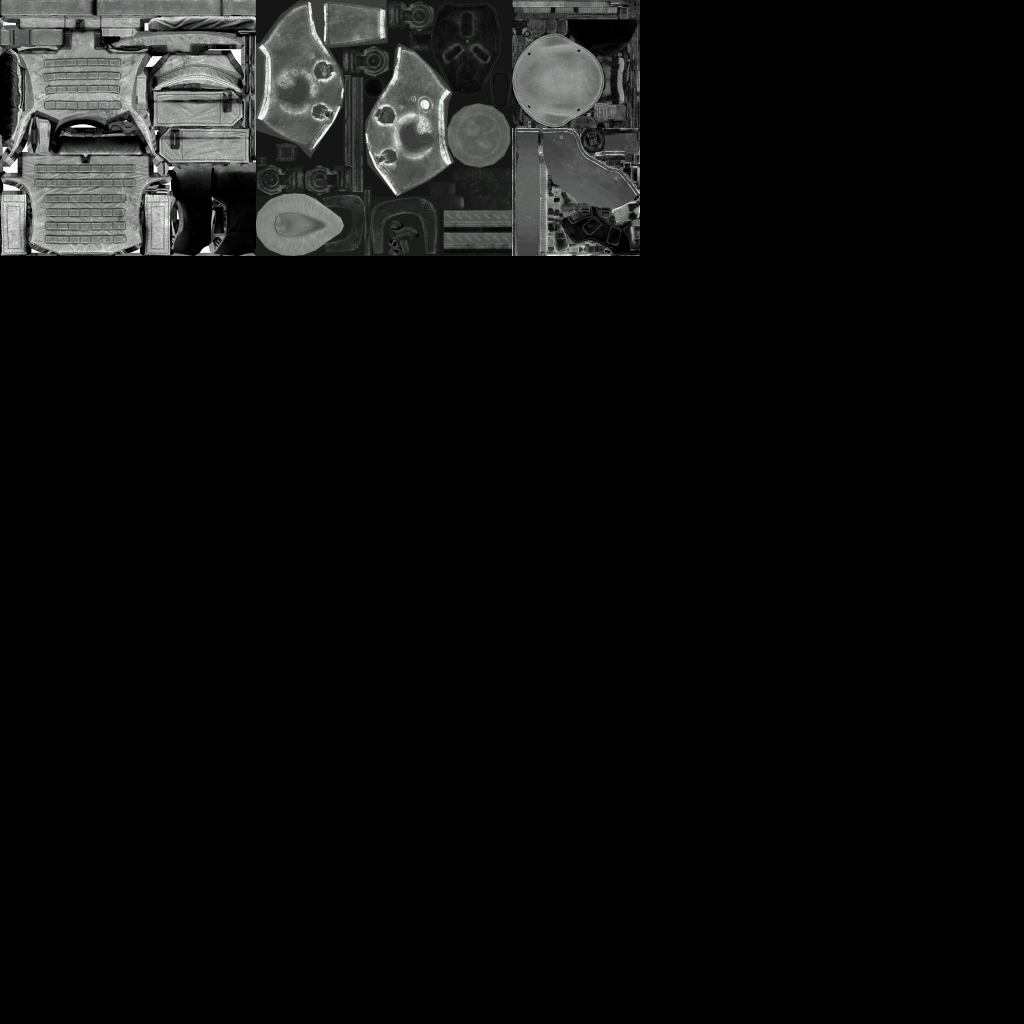
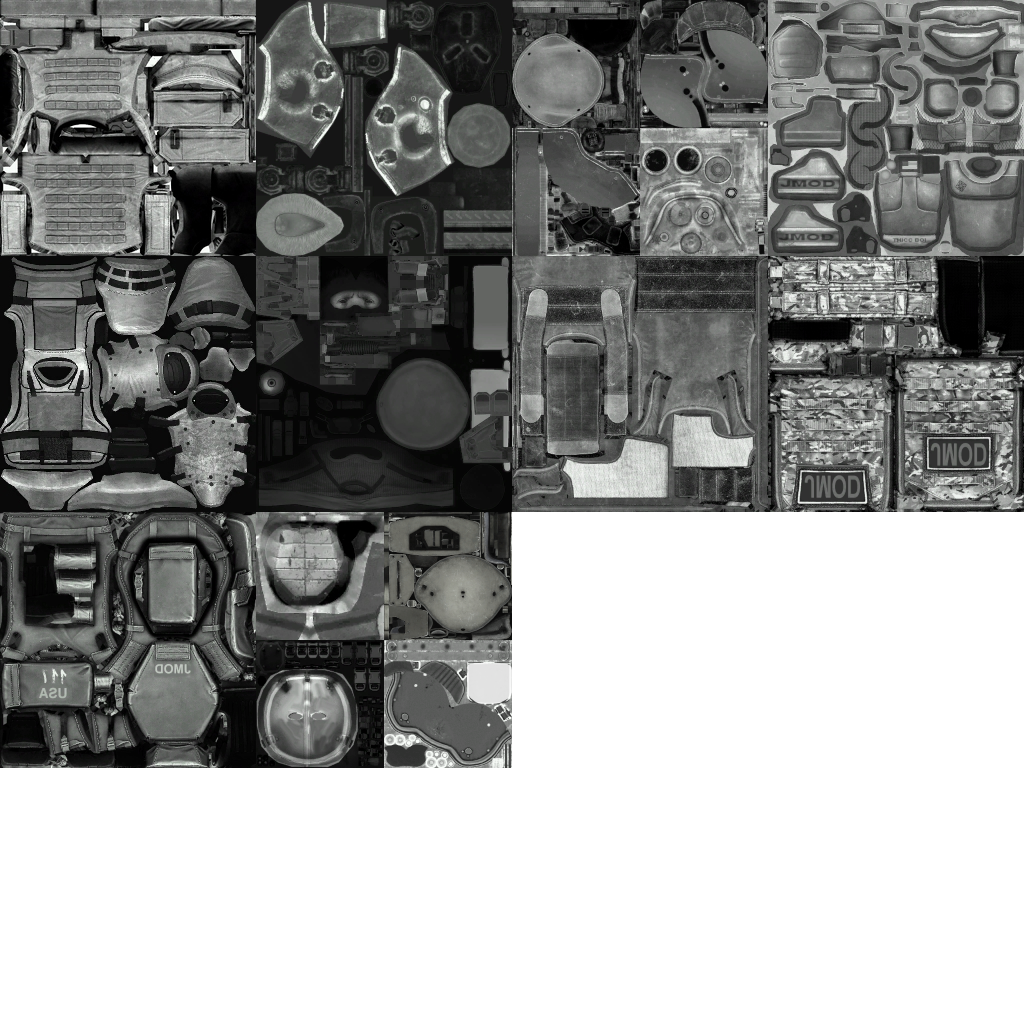
Revision of a layered 1024x1024 image; what changed, layer by layer:
added layer "helmet_riot_d.png copy" above "helmet_maska.jpg copy" over left=384, top=640, right=512, bottom=768
added layer "helmet_maska.jpg copy" above "ballistic_mask_color.jpg copy" over left=384, top=512, right=512, bottom=640
added layer "ballistic_mask_color.jpg copy" above "pelvis_panel.jpg copy" over left=256, top=640, right=384, bottom=768
added layer "pelvis_panel.jpg copy" above "ar_6b13_lod0.jpg copy" over left=256, top=512, right=384, bottom=640
added layer "ar_6b13_lod0.jpg copy" above "ar_troopertfo_lod0.jpg copy" over left=0, top=512, right=256, bottom=768
added layer "ar_troopertfo_lod0.jpg copy" above "ar_paca_lod0.jpg copy" over left=768, top=256, right=1024, bottom=512
added layer "ar_paca_lod0.jpg copy" above "helmet_riot_heavy_color.jpg copy" over left=512, top=256, right=768, bottom=512
added layer "helmet_riot_heavy_color.jpg copy" above "vest_big_01_df.jpg copy" over left=256, top=256, right=512, bottom=512
added layer "vest_big_01_df.jpg copy" above "heavy_armor_color.jpg copy" over left=0, top=256, right=256, bottom=512
added layer "heavy_armor_color.jpg copy" above "gas_mask.jpg copy" over left=768, top=0, right=1024, bottom=256
added layer "gas_mask.jpg copy" above "helmet_heavi.jpg copy" over left=640, top=128, right=768, bottom=256
added layer "helmet_heavi.jpg copy" above "helmet_light.jpg copy" over left=640, top=0, right=768, bottom=128
removed layer "Layer" over left=0, top=0, right=1024, bottom=1024
